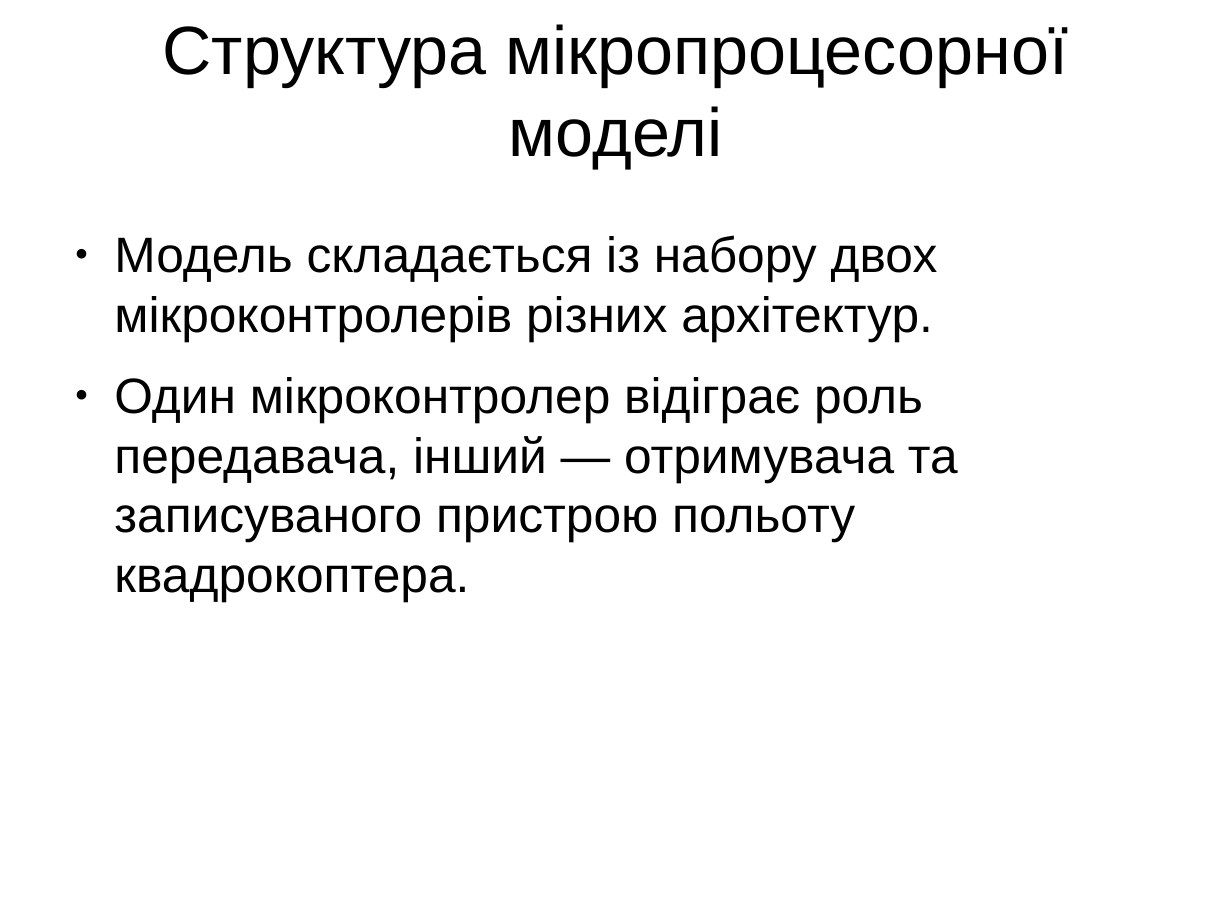
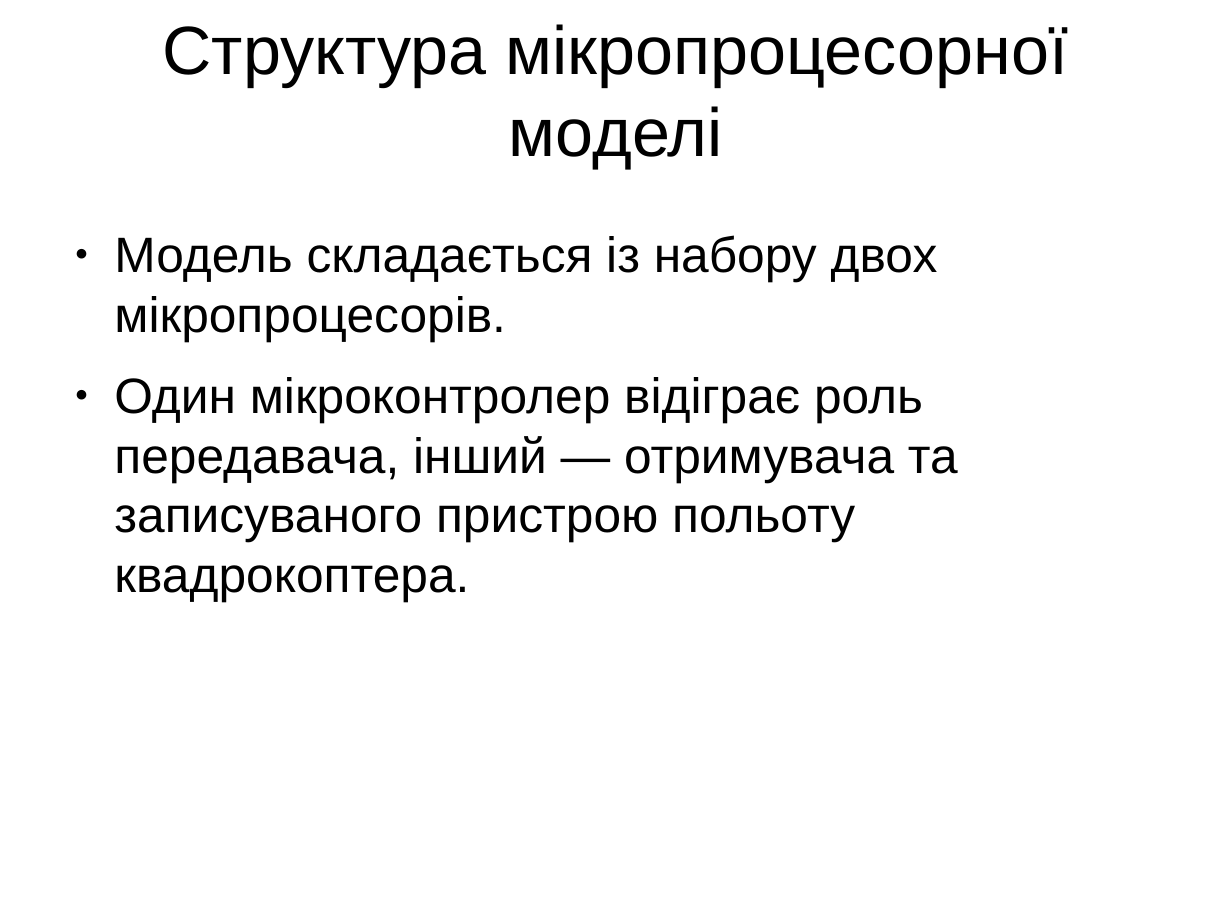
Before and after one commit to aspirine92/Dyplom, a slide deck: slide 5 of Презентація.odp (slide 4 before the commit). Drawn at 1232x924 pixels with LibreOffice and Linux fonts; fonts in the diff are those of the drawing; background and template pictures are left out. Boxes give left, top, right and bottom in pixels: in the first picture for what was removed or moved away, otherwise in the second. Text is boxed around its words. In the diff, an @@ line names an element or a change of style, - is before the commit and + after.

```diff
--- a/Презентація.odp
+++ b/Презентація.odp
@@ text at (114, 235, 938, 341): text changed @@
-● Модель складається із набору двох мікроконтролерів різних архітектур.
+● Модель складається із набору двох мікропроцесорів.
```
Also in this commit, not shown: 1 other slide changed, 1 slide added, 1 other file.
